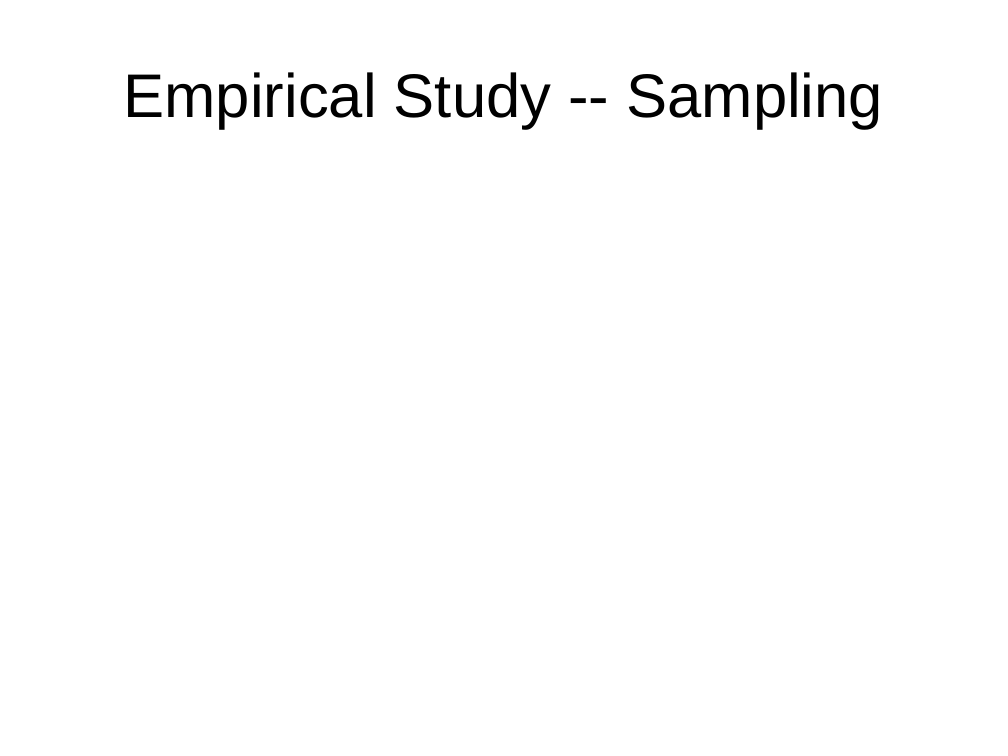
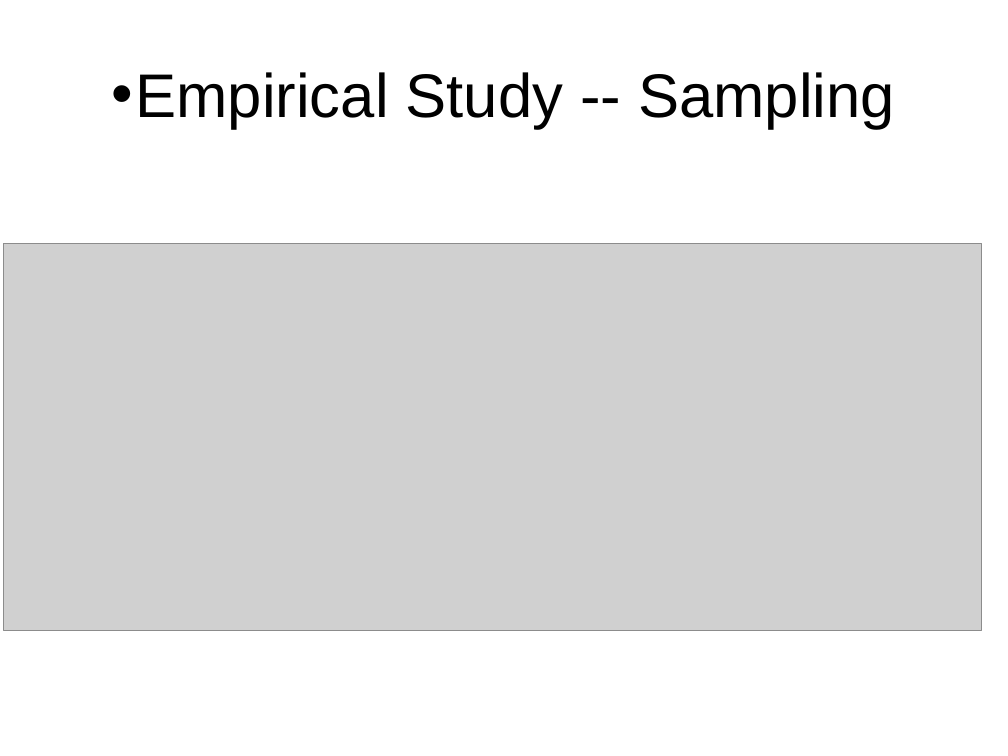
Before and after one commit to xiaohe27/Papers4Courses, a slide deck: slide 6 of CS527/Presentation/Non-Null-By-Default.ppt. Drawn at 1008x756 pixels with LibreOffice and Linux fonts; fonts in the diff are those of the drawing; grey boxes stand for pictures. Boxes give left, top, right and bottom in pixels: in the first picture for what was removed or moved away, otherwise in the second. Text is boxed around its words. In the diff, an @@ line names an element or a change of style, - is before the commit and + after.

```diff
--- a/CS527/Presentation/Non-Null-By-Default.ppt
+++ b/CS527/Presentation/Non-Null-By-Default.ppt
@@ title "Empirical Study -- Sampling" at <box>136,72,895,129</box>: bullet none to • @@
@@ picture added at <box>4,243,982,630</box> @@
```
Also in this commit, not shown: 5 other slides changed, 4 slides added, 2 slides removed, 2 other files.
